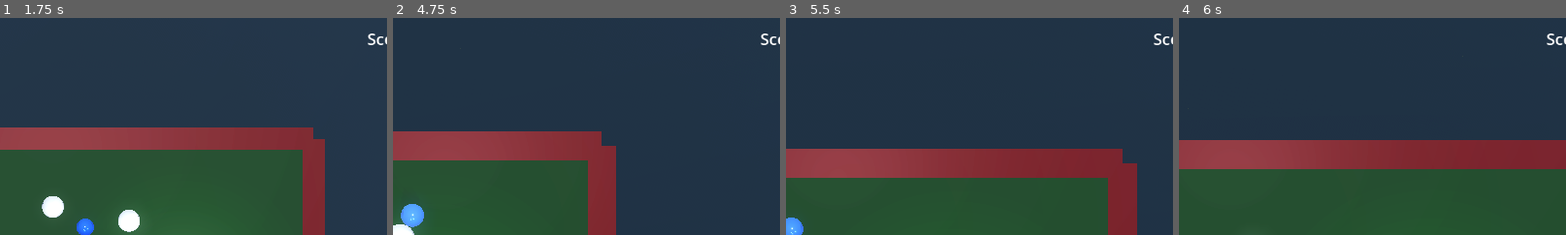
Above: before the commit, frames 1-4 (left to right).
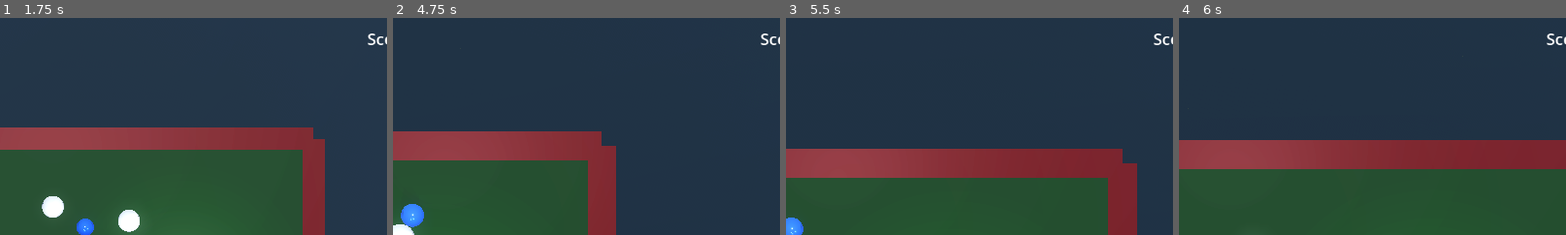
Above: after the commit, the same moments.

Repository: bluehexagons/snakeproject
Game: Godot game, scene res://scenes/main_menu.tscn
The game is run twice, just before and just after one commit, with the same random seed, the same clock (stepped at 60 frames per second) and the same inputs.
Inputs:
- Up to frame 1 (1.75 s): click "New Game" at 0.5 s; hold D (move_right) from 1.28 s (still down)
- Up to frame 2 (4.75 s): release D (move_right) at 2.03 s; hold S (move_down) 2.03-2.78 s; hold D (move_right) 2.78-3.53 s; hold W (move_up) 3.53-4.28 s; hold A (move_left) from 4.28 s (still down)
- Up to frame 3 (5.5 s): keep holding A (move_left)
- Up to frame 4 (6 s): release A (move_left) at 5.78 s; hold S (move_down) from 5.78 s (still down)
The pictures show only the part of the screen within x 43-93%, y 1-51%; the shares and areas given below are measured in that part.

Frame 1 is identical in both runs. In frame 2, 0.5% of the frame differs, in the area x 2-9%, y 85-97%; in frame 3, less than 0.1%; in frame 4, nothing differs.

Commit message:
(w/AI) Tuning flashing

Diff:
--- a/scripts/physics_object.gd
+++ b/scripts/physics_object.gd
@@ -7,9 +7,9 @@
 @onready var mesh_instance: MeshInstance3D = $MeshInstance3D
 @onready var current_material: StandardMaterial3D = mesh_instance.mesh.surface_get_material(0).duplicate() if mesh_instance else null
 
-const IMPACT_FLASH_DURATION = 0.15
-const IMPACT_MIN_FORCE = 2.0
-const IMPACT_MAX_FORCE = 20.0
+const IMPACT_FLASH_DURATION = 0.15  # Slightly longer but softer flash
+const IMPACT_MIN_FORCE = 0.3       # Increased minimum threshold
+const IMPACT_MAX_FORCE = 50.0      # Increased range for better scaling
 
 var current_emission: Color = Color.BLACK
 var current_emission_energy: float = 1.0
@@ -134,19 +134,21 @@
     if flash_intensity <= 0.0:
         return
 
+    flash_intensity = 1.0 - (1.0 - flash_intensity) * 0.9 + flash_intensity
+
     # Create flash material that respects current state colors
     var flash_material = current_material.duplicate()
     var flash_emission = state_emission if state_emission != Color.BLACK else current_material.emission
     flash_material.albedo_color = current_color
-    flash_material.emission = flash_emission + Color(1, 1, 1, 1) * flash_intensity
+    flash_material.emission = flash_emission + Color(0.5, 0.5, 0.5, 1.0) * flash_intensity
     flash_material.emission_energy_multiplier = state_emission_energy + flash_intensity * 2.0
 
     mesh_instance.material_override = flash_material
 
     var tween = create_tween()
-    tween.tween_property(flash_material, "emission", flash_emission, IMPACT_FLASH_DURATION)
+    tween.tween_property(flash_material, "emission", flash_emission, IMPACT_FLASH_DURATION).set_trans(Tween.TRANS_EXPO).set_ease(Tween.EASE_OUT)
     tween.parallel().tween_property(flash_material, "emission_energy_multiplier",
-        state_emission_energy, IMPACT_FLASH_DURATION)
+        state_emission_energy, IMPACT_FLASH_DURATION).set_trans(Tween.TRANS_EXPO).set_ease(Tween.EASE_OUT)
     tween.tween_callback(func():
         if is_instance_valid(mesh_instance):
             mesh_instance.material_override = null
--- a/scripts/segment.gd
+++ b/scripts/segment.gd
@@ -265,17 +265,17 @@
 		# Ensure material color updates immediately
 		current_material.albedo_color = DANGER_COLOR
 
-		# Visual feedback
+		 # Reduced visual feedback
 		var tween = create_tween()
-		tween.tween_property(mesh_instance, "scale", mesh_instance.scale * 1.3, 0.1)
-		tween.tween_property(mesh_instance, "scale", mesh_instance.scale, 0.2)
-
-		# Emission pulse
+		tween.tween_property(mesh_instance, "scale", mesh_instance.scale * 1.2, 0.15)  # Reduced scale pop
+		tween.tween_property(mesh_instance, "scale", mesh_instance.scale, 0.25)
+
+		# Softer emission pulse
 		var flash_material = current_material.duplicate()
 		mesh_instance.material_override = flash_material
-		flash_material.emission_energy_multiplier = 4.0
-
-		tween.parallel().tween_property(flash_material, "emission_energy_multiplier", 1.0, 0.3)
+		flash_material.emission_energy_multiplier = 2.0  # Reduced from 4.0
+
+		tween.parallel().tween_property(flash_material, "emission_energy_multiplier", 1.0, 0.4)  # Longer fade
 		tween.tween_callback(func(): mesh_instance.material_override = null)
 
 func dead_eat() -> float:
